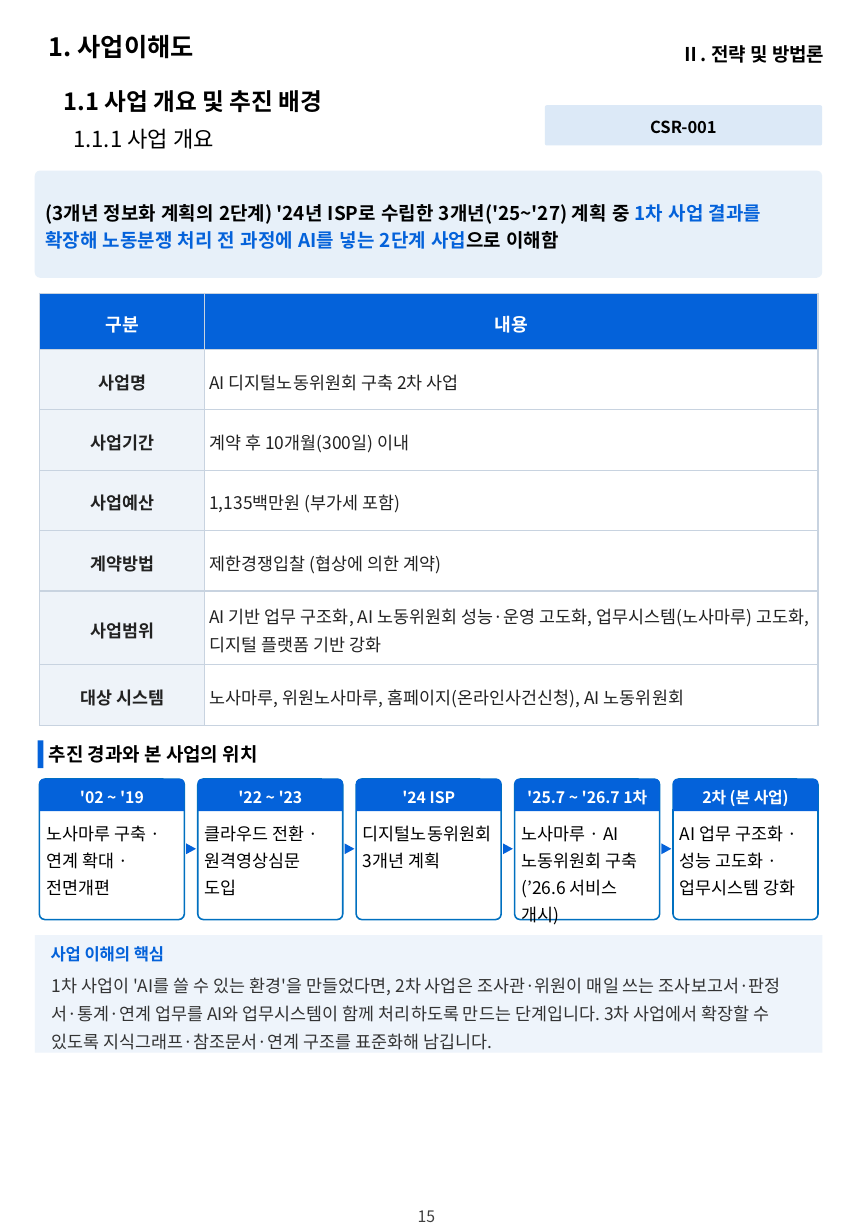
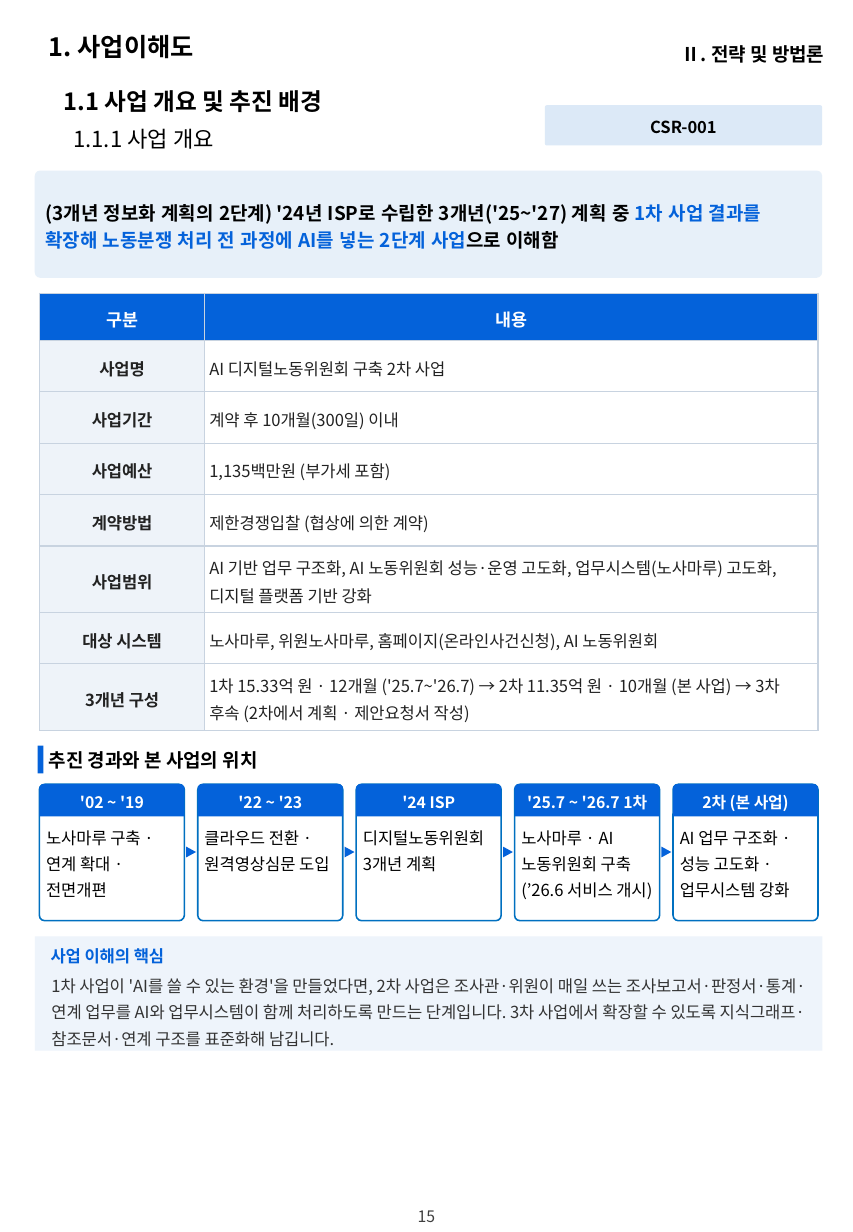
Before and after one commit to hwangsteeve-tech/hbjw, a slide deck: slide 15 of proposals/2026-11_nlrc-ai-labor-commission/nlrc_정성제안서.pptx. Drawn at 853x1232 pixels with LibreOffice and Linux fonts; fonts in the diff are those of the drawing; background and template pictures are left out. Boxes give left, top, right and bottom in pixels: in the first picture for what was removed or moved away, otherwise in the second. Text is boxed around its words. In the diff, an @@ line names an element or a change of style, - is before the commit and + after.

```diff
--- a/proposals/2026-11_nlrc-ai-labor-commission/nlrc_정성제안서.pptx
+++ b/proposals/2026-11_nlrc-ai-labor-commission/nlrc_정성제안서.pptx
@@ table at (40,293,818,731) @@
+row 8: 3개년 구성 | 1차 15.33억 원 · 12개월 ('25.7~'26.7) → 2차 11.35억 원 · 10개월 (본 사업) → 3차 후속 (2차에서 계획 · 제안요청서 작성)
@@ 5 round same rects, 4 triangles, 1 text, 1 rectangle: place and size @@
-5 round same rects, 4 triangles, 1 text, 1 rectangle at (38,740,818,854)
+5 round same rects, 4 triangles, 1 text, 1 rectangle at (38,746,818,858)
@@ rounded rectangle: place and size @@
-rounded rectangle at (40,779,184,920)
+rounded rectangle at (40,785,184,921)
@@ rounded rectangle: place and size @@
-rounded rectangle at (198,779,342,920)
+rounded rectangle at (198,785,342,921)
@@ rounded rectangle: place and size @@
-rounded rectangle at (356,779,500,920)
+rounded rectangle at (356,785,500,921)
@@ rounded rectangle: place and size @@
-rounded rectangle at (515,779,660,920)
+rounded rectangle at (515,785,660,921)
@@ rounded rectangle: place and size @@
-rounded rectangle at (673,779,818,920)
+rounded rectangle at (673,785,818,921)
@@ size 11 to 10.5 pt in 6 elements at (51,978,806,1047), (46,830,140,898), (204,830,329,872), (363,830,484,872), (521,830,652,899), (680,830,789,898) @@
```
Also in this commit, not shown: 61 other slides changed, 4 slides added, 7 other files.
